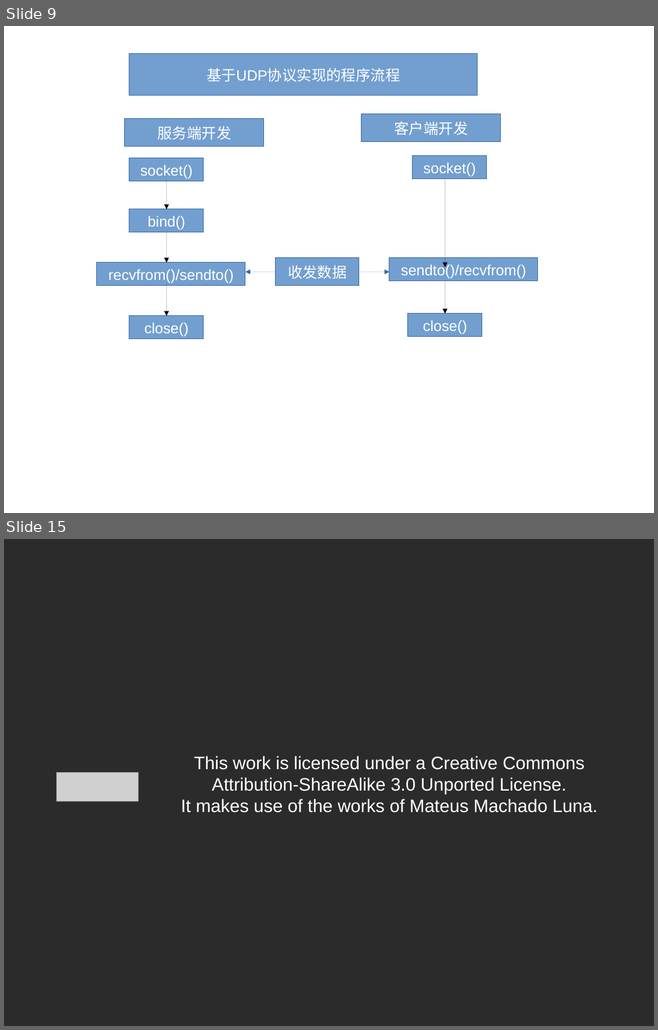
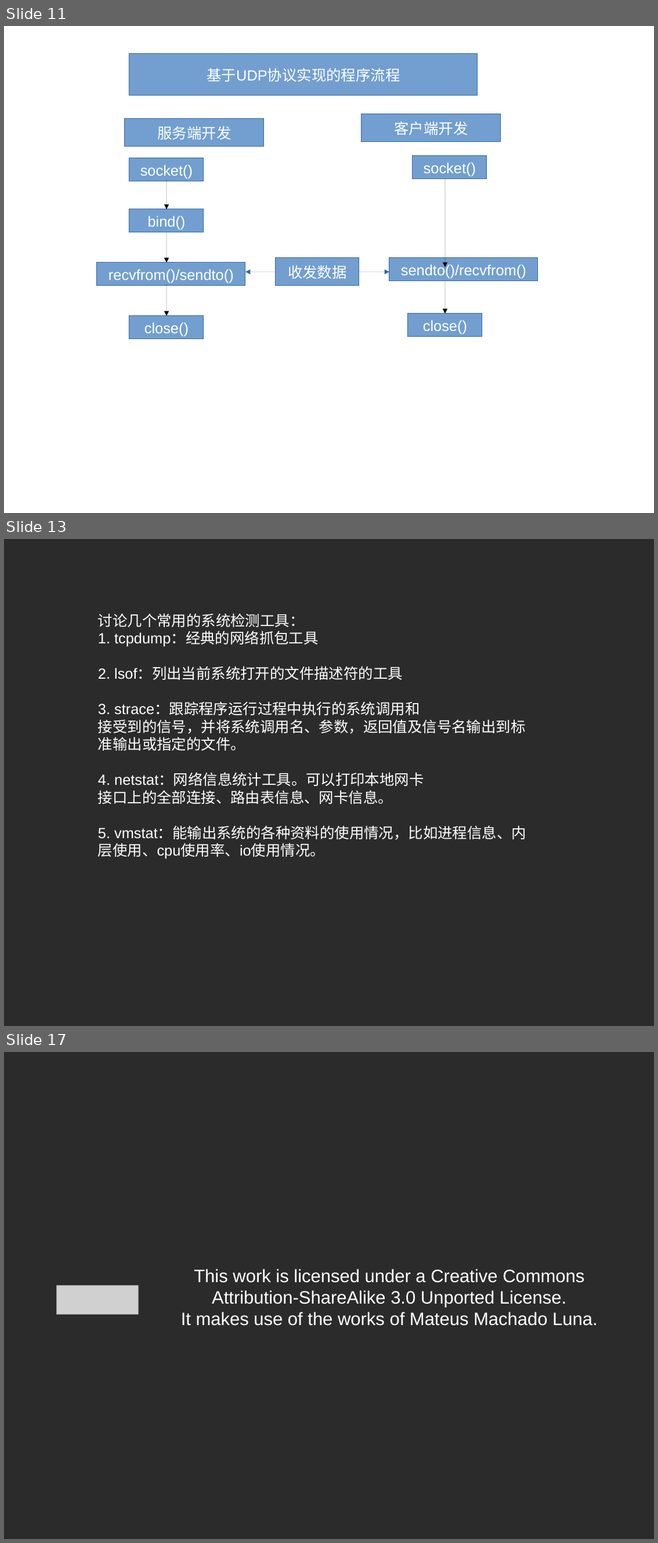
Before and after one commit to zhouhuamin/testmastergit-2018-07, a slide deck: c-network-programming-pptx.pptx. Shown one above the other, each under a label of ours: slides 9 and 15 before the commit, slides 11, 13 and 17 after it; the slides between them are not shown. The pictures are 658x1030 and 658x1543 pixels, drawn with LibreOffice and Linux fonts; fonts in the diff are those of the drawing; grey boxes stand for pictures; background and template pictures are left out; a plain dark background stands for a picture behind light text. Boxes give left, top, right and bottom in pixels: in the first picture for what was removed or moved away, otherwise in the second. Text is boxed around its words. In the diff, an @@ line names an element or a change of style, - is before the commit and + after.

```diff
--- a/c-network-programming-pptx.pptx
+++ b/c-network-programming-pptx.pptx
@@ slide 13 added at [4, 539, 654, 1026], background picture (left out) @@
@@ text added at [98, 613, 526, 859], 18 pt, text #FFFFFF @@
+讨论几个常用的系统检测工具：
+1. tcpdump：经典的网络抓包工具
+2. lsof：列出当前系统打开的文件描述符的工具
+3. strace：跟踪程序运行过程中执行的系统调用和
+接受到的信号，并将系统调用名、参数，返回值及信号名输出到标准输出或指定的文件。
+4. netstat：网络信息统计工具。可以打印本地网卡
+接口上的全部连接、路由表信息、网卡信息。
+5. vmstat：能输出系统的各种资料的使用情况，比如进程信息、内层使用、cpu使用率、io使用情况。
@@ what was slide 9 is now slide 11 @@
@@ what was slide 15 is now slide 17 @@
```
Also in this commit, not shown: 3 slides changed, 3 other slides added, 2 slides removed.
